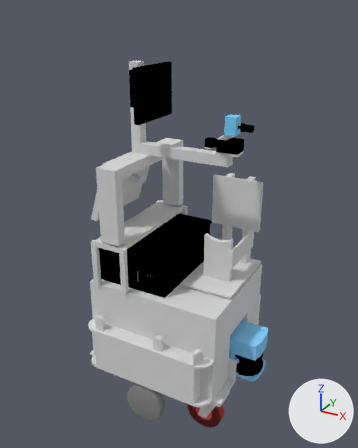
One commit to the Blender file data/morse/robots/jido.blend: the scene before it, then after it.
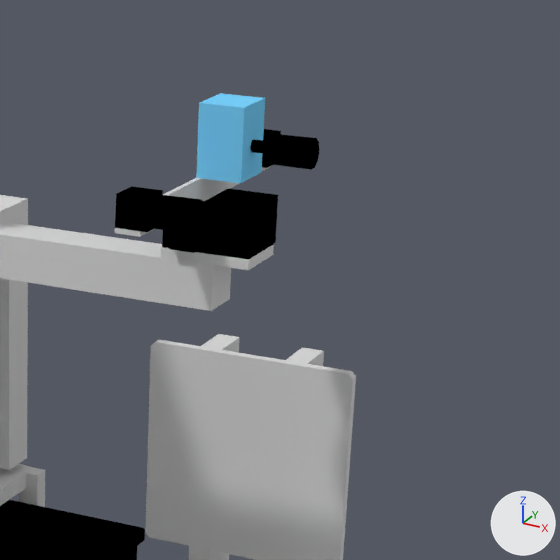
Old and new are each drawn whole from a camera (50 mm lens) standing at (0.965, -1.752, 1.72) and looking at (0.001, 0.001, 0.844) and again close up on the part from 49% to 87% of the width and 20% to 51% of the height. Lighting does not change. The marker at lower right points along +X, +Y and +Z.

Objects in the first close-up: 'Base', 'Computer', 'TopCam'.
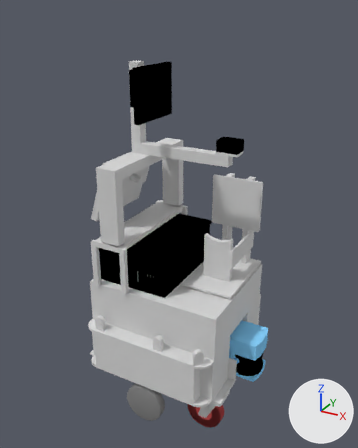
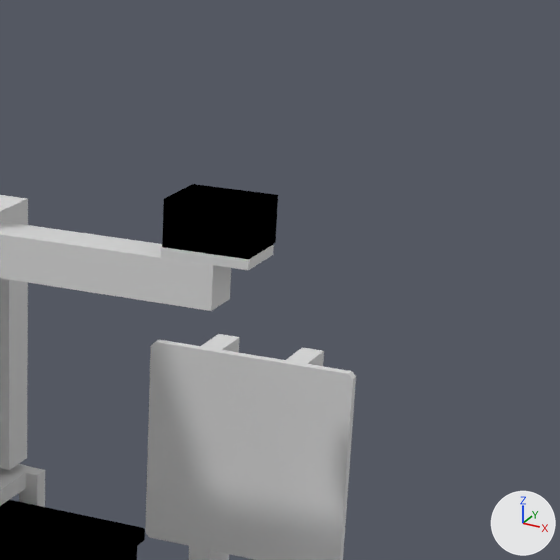
The change in detail:
Object 'TopCam' (ob_topcam) is deleted.

Changed parts and their boxes (x1, y1, x2, y2) in the close-ups (560 x 560 px):
'TopCam', deleted: before (115, 93, 319, 253)
    faces in mat_material_187 (black #000000): (115, 129, 319, 253)
    faces in mat_material_186 (blue #79d3ff): (196, 93, 265, 183)
    faces in mat_material_188 (light grey #dadada): (115, 166, 271, 237)
